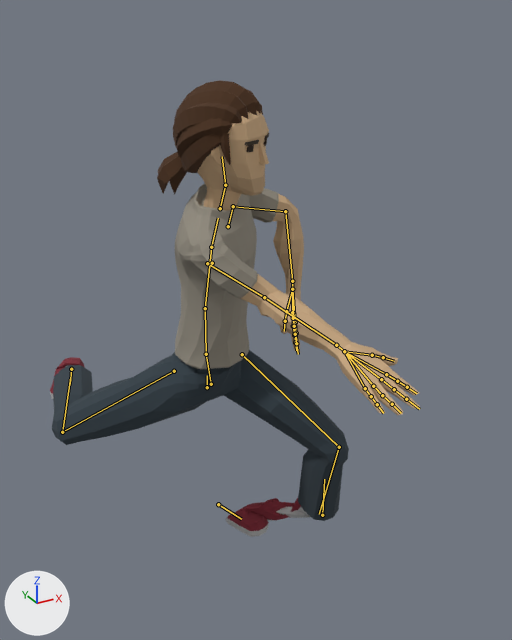
The glTF model app/src/main/assets/characters/Casual2.gltf: old version first, new version second.
One viewpoint serves both versions: a 50 mm lens placed at (-0.836, -2.099, 1.792), pointed at (0.174, -0.264, 0.874). Arrows for +X, +Y and +Z are at lower left; the lights stay in place. The first picture is the older version. Both versions are drawn at frame 15 of the action 'Throw_BH'; the numbers are the values there. The bones that change, and the others that lie on the model, are drawn over the model as lines.

The first picture shows 'Casual2_Body', 'Casual2_Feet', 'Casual2_Head', 'Casual2_Legs'.
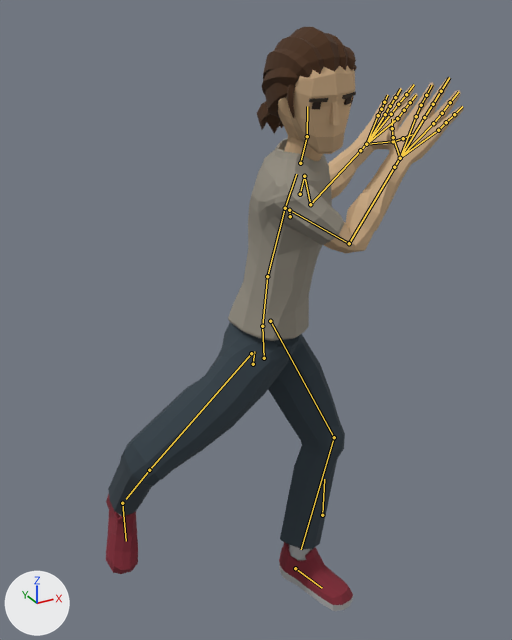
Changed parts and their boxes (x1, y1, x2, y2) in the pictures (512 x 640 px):
'Casual2_Body', posed (13% taller): before (175, 183, 420, 415); after (228, 78, 463, 341)
'Casual2_Legs', posed (20% narrower, 32% taller): before (52, 350, 349, 521); after (108, 323, 345, 549)
'Casual2_Head', posed (11% narrower): before (157, 80, 269, 211); after (257, 27, 357, 161)
'Casual2_Feet', posed: before (50, 357, 310, 537); after (106, 494, 353, 611)
bone 'Body', root to tip: before (207, 387) to (207, 375); after (253, 364) to (254, 351)
bone 'Hips', root to tip: before (211, 384) to (206, 354); after (264, 358) to (262, 326)
bone 'Abdomen', root to tip: before (206, 354) to (205, 308); after (262, 326) to (267, 276)
bone 'Torso', root to tip: before (205, 308) to (211, 247); after (267, 276) to (285, 208)
bone 'Chest', root to tip: before (211, 247) to (218, 218); after (285, 208) to (296, 174)
bone 'Neck', root to tip: before (220, 208) to (225, 185); after (300, 163) to (307, 136)
bone 'Head', root to tip: before (225, 185) to (222, 156); after (307, 136) to (307, 106)
bone 'UpperArm.L', root to tip: before (233, 206) to (285, 211); after (304, 176) to (310, 204)
bone 'LowerArm.L', root to tip: before (285, 211) to (292, 281); after (310, 204) to (360, 150)
bone 'Wrist.L', root to tip: before (292, 281) to (292, 289); after (360, 150) to (366, 144)
bone 'UpperArm.R', root to tip: before (207, 263) to (264, 297); after (289, 210) to (349, 243)
bone 'LowerArm.R', root to tip: before (264, 297) to (336, 345); after (349, 243) to (394, 167)
bone 'Wrist.R', root to tip: before (336, 345) to (344, 351); after (394, 167) to (400, 158)
bone 'UpperLeg.L', root to tip: before (242, 354) to (339, 447); after (270, 321) to (334, 437)
bone 'LowerLeg.L', root to tip: before (339, 447) to (319, 514); after (334, 437) to (301, 549)
bone 'UpperLeg.R', root to tip: before (174, 371) to (62, 432); after (251, 353) to (149, 470)
bone 'LowerLeg.R', root to tip: before (62, 432) to (70, 377); after (149, 470) to (126, 499)
bone 'Foot.L', root to tip: before (218, 504) to (241, 519); after (295, 568) to (322, 588)
bone 'Foot.R', root to tip: before (71, 369) to (70, 384); after (122, 503) to (126, 541)

Patch to the scene script:
```diff
--- a/app/src/main/assets/characters/Casual2.gltf.py
+++ b/app/src/main/assets/characters/Casual2.gltf.py
@@ bone_body @@
 bone_body = bpy.data.objects['CharacterArmature'].pose.bones['Body']  # child of 'Root'
-bone_body.location = (0.011, -0.211, 0.203)
-bone_body.rotation_quaternion = (1.0, 0.0, 0.0, 0.0)  # degrees (0, 0, 0)
+bone_body.location = (0.103, -0.083, 0.348)
+bone_body.rotation_quaternion = (0.916, 0.035, 0.399, -0.015)  # degrees (4, 47, 0)
@@ bone_hips @@
 bone_hips = bpy.data.objects['CharacterArmature'].pose.bones['Hips']  # child of 'Body'
-bone_hips.rotation_quaternion = (0.946, 0.0, 0.322, 0.045)  # degrees (2, 38, 6)
+bone_hips.rotation_quaternion = (1.0, 0.0, 0.0, 0.0)  # degrees (0, 0, 0)
@@ bone_abdomen @@
 bone_abdomen = bpy.data.objects['CharacterArmature'].pose.bones['Abdomen']  # child of 'Hips'
-bone_abdomen.rotation_quaternion = (0.998, 0.043, 0.027, 0.037)  # degrees (5, 3, 4)
+bone_abdomen.rotation_quaternion = (0.999, 0.032, 0.01, 0.01)  # degrees (4, 1, 1)
@@ bone_torso @@
 bone_torso = bpy.data.objects['CharacterArmature'].pose.bones['Torso']  # child of 'Abdomen'
-bone_torso.rotation_quaternion = (0.997, 0.043, 0.046, 0.034)  # degrees (5, 5, 4)
+bone_torso.rotation_quaternion = (0.999, 0.043, 0.014, 0.012)  # degrees (5, 2, 1)
@@ bone_chest @@
 bone_chest = bpy.data.objects['CharacterArmature'].pose.bones['Chest']  # child of 'Torso'
-bone_chest.rotation_quaternion = (0.996, 0.055, 0.041, 0.048)  # degrees (7, 4, 6)
+bone_chest.rotation_quaternion = (0.999, 0.032, 0.01, 0.008)  # degrees (4, 1, 1)
@@ bone_neck @@
 bone_neck = bpy.data.objects['CharacterArmature'].pose.bones['Neck']  # child of 'Chest'
-bone_neck.rotation_quaternion = (0.999, 0.011, 0.04, -0.01)  # degrees (1, 5, -1)
+bone_neck.rotation_quaternion = (0.976, -0.016, -0.21, 0.062)  # degrees (-4, -24, 8)
@@ bone_head @@
 bone_head = bpy.data.objects['CharacterArmature'].pose.bones['Head']  # child of 'Neck'
-bone_head.rotation_quaternion = (0.962, -0.19, -0.168, -0.1)  # degrees (-21, -21, -8)
+bone_head.rotation_quaternion = (0.971, -0.114, -0.208, 0.039)  # degrees (-15, -23, 8)
@@ bone_upperarm_l @@
 bone_upperarm_l = bpy.data.objects['CharacterArmature'].pose.bones['UpperArm.L']  # child of 'Shoulder.L'
-bone_upperarm_l.rotation_quaternion = (0.865, -0.075, 0.0, -0.496)  # degrees (-8, -4, -59)
+bone_upperarm_l.rotation_quaternion = (0.923, -0.363, 0.0, -0.129)  # degrees (-42, -5, -14)
@@ bone_lowerarm_l @@
 bone_lowerarm_l = bpy.data.objects['CharacterArmature'].pose.bones['LowerArm.L']  # child of 'UpperArm.L'
-bone_lowerarm_l.rotation_quaternion = (0.819, -0.554, 0.0, -0.147)  # degrees (-67, -9, -14)
+bone_lowerarm_l.rotation_quaternion = (0.7, 0.662, 0.0, -0.263)  # degrees (83, 20, -23)
@@ bone_wrist_l @@
 bone_wrist_l = bpy.data.objects['CharacterArmature'].pose.bones['Wrist.L']  # child of 'LowerArm.L'
-bone_wrist_l.rotation_quaternion = (0.998, -0.044, 0.0, -0.046)  # degrees (-5, 0, -5)
+bone_wrist_l.rotation_quaternion = (0.999, -0.01, 0.0, -0.04)  # degrees (-1, 0, -5)
@@ bone_upperarm_r @@
 bone_upperarm_r = bpy.data.objects['CharacterArmature'].pose.bones['UpperArm.R']  # child of 'Shoulder.R'
-bone_upperarm_r.rotation_quaternion = (0.693, -0.244, 0.0, 0.679)  # degrees (-21, 19, 85)
+bone_upperarm_r.rotation_quaternion = (0.641, -0.196, 0.0, 0.742)  # degrees (-15, 17, 96)
@@ bone_lowerarm_r @@
 bone_lowerarm_r = bpy.data.objects['CharacterArmature'].pose.bones['LowerArm.R']  # child of 'UpperArm.R'
-bone_lowerarm_r.rotation_quaternion = (0.965, 0.173, 0.0, -0.198)  # degrees (20, 4, -23)
+bone_lowerarm_r.rotation_quaternion = (0.767, 0.44, 0.0, 0.467)  # degrees (48, -24, 52)
@@ bone_wrist_r @@
 bone_wrist_r = bpy.data.objects['CharacterArmature'].pose.bones['Wrist.R']  # child of 'LowerArm.R'
-bone_wrist_r.rotation_quaternion = (0.999, 0.024, 0.0, -0.024)  # degrees (3, 0, -3)
+bone_wrist_r.rotation_quaternion = (0.999, -0.01, 0.0, 0.04)  # degrees (-1, 0, 5)
@@ bone_upperleg_l @@
 bone_upperleg_l = bpy.data.objects['CharacterArmature'].pose.bones['UpperLeg.L']  # child of 'Body'
-bone_upperleg_l.rotation_quaternion = (0.91, -0.257, 0.0, 0.325)  # degrees (-28, 10, 37)
+bone_upperleg_l.rotation_quaternion = (0.962, 0.071, 0.0, 0.265)  # degrees (8, -2, 31)
@@ bone_lowerleg_l @@
 bone_lowerleg_l = bpy.data.objects['CharacterArmature'].pose.bones['LowerLeg.L']  # child of 'UpperLeg.L'
-bone_lowerleg_l.rotation_quaternion = (0.862, 0.486, 0.0, 0.143)  # degrees (58, -8, 14)
+bone_lowerleg_l.rotation_quaternion = (0.955, 0.297, 0.0, 0.024)  # degrees (35, -1, 3)
@@ bone_upperleg_r @@
 bone_upperleg_r = bpy.data.objects['CharacterArmature'].pose.bones['UpperLeg.R']  # child of 'Body'
-bone_upperleg_r.rotation_quaternion = (0.858, -0.44, 0.0, 0.266)  # degrees (-51, 14, 28)
+bone_upperleg_r.rotation_quaternion = (0.884, -0.363, 0.0, 0.292)  # degrees (-41, 12, 32)
@@ bone_lowerleg_r @@
 bone_lowerleg_r = bpy.data.objects['CharacterArmature'].pose.bones['LowerLeg.R']  # child of 'UpperLeg.R'
-bone_lowerleg_r.rotation_quaternion = (0.809, 0.535, 0.0, -0.241)  # degrees (64, 15, -24)
+bone_lowerleg_r.rotation_quaternion = (0.809, 0.058, 0.0, -0.584)  # degrees (5, 4, -71)
@@ bone_foot_l @@
 bone_foot_l = bpy.data.objects['CharacterArmature'].pose.bones['Foot.L']  # child of 'Root'
-bone_foot_l.location = (0.0, 0.0, 0.0)
-bone_foot_l.rotation_quaternion = (0.988, 0.0, 0.001, -0.156)  # degrees (0, 0, -18)
+bone_foot_l.location = (0.079, 0.438, 0.002)
+bone_foot_l.rotation_quaternion = (0.993, 0.0, 0.001, -0.122)  # degrees (0, 0, -14)
@@ bone_foot_r @@
 bone_foot_r = bpy.data.objects['CharacterArmature'].pose.bones['Foot.R']  # child of 'Root'
-bone_foot_r.location = (-0.156, -0.472, -0.479)
-bone_foot_r.rotation_quaternion = (0.988, 0.0, -0.001, 0.156)  # degrees (0, 0, 18)
+bone_foot_r.location = (-0.171, 0.118, -0.243)
+bone_foot_r.rotation_quaternion = (0.878, 0.457, 0.064, 0.125)  # degrees (55, 0, 16)
```
